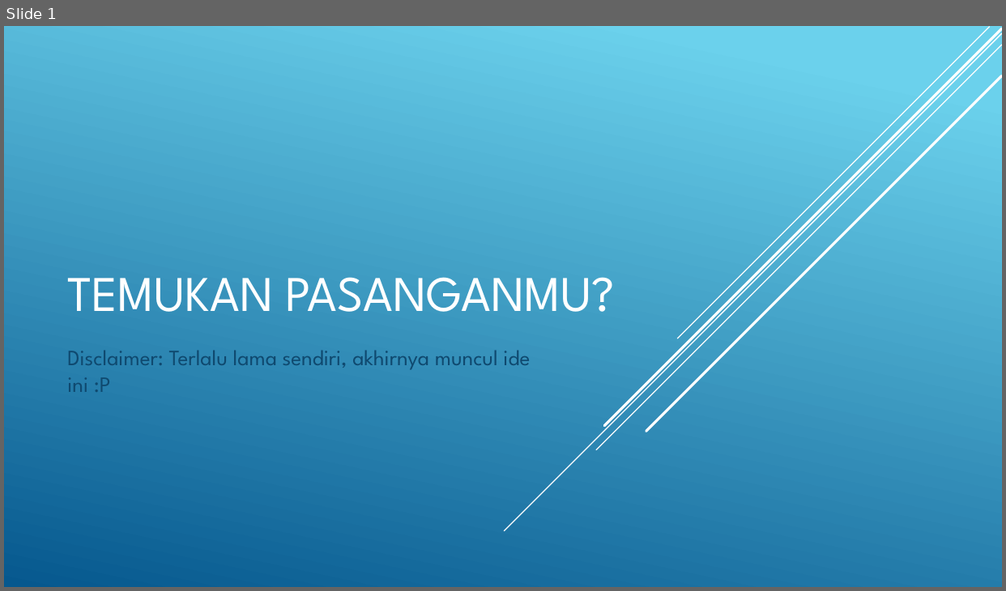
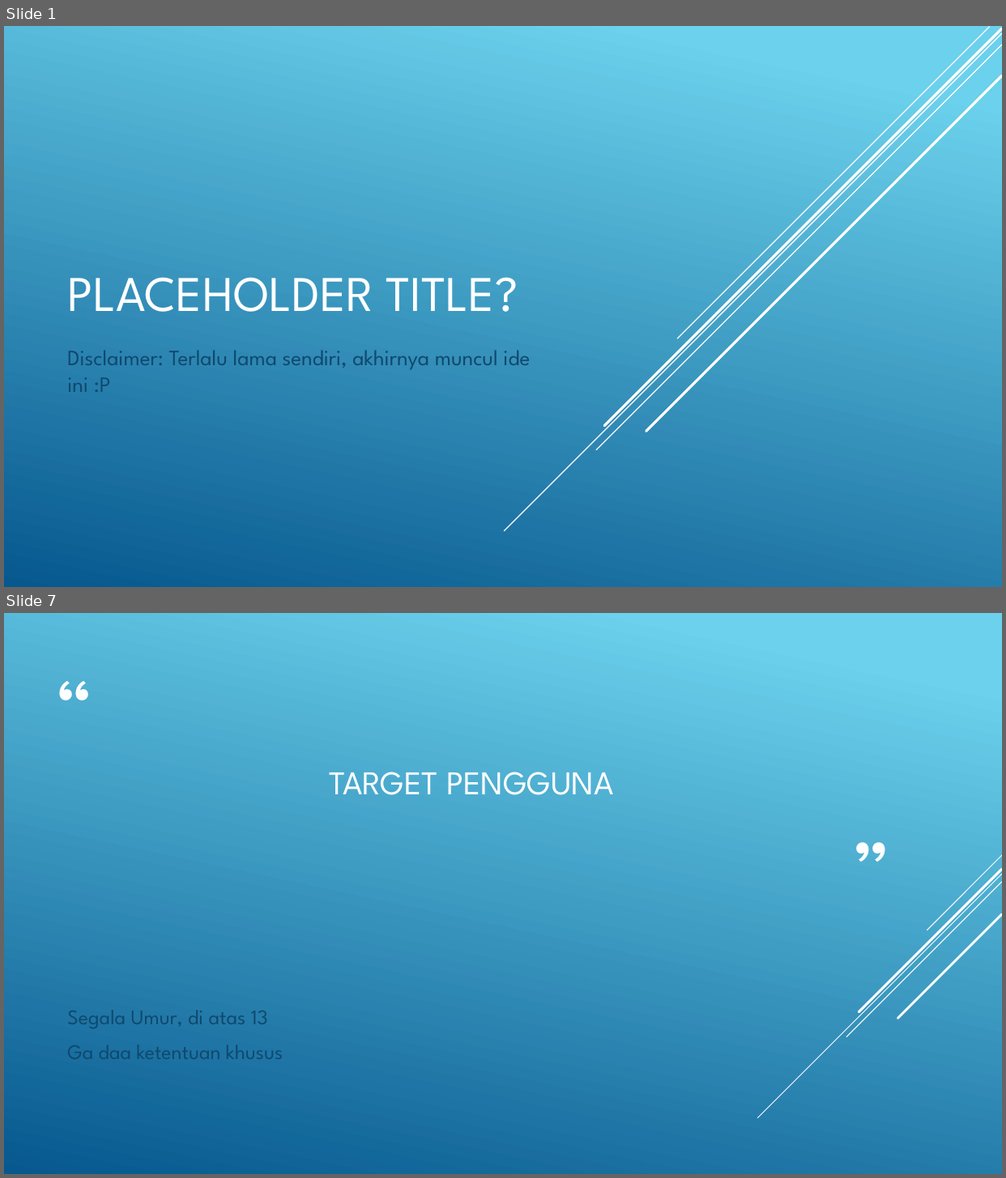
Before and after one commit to unikom2016/div-codelabs, a slide deck: phase_3/Presentation1.pptx. Shown one above the other, each under a label of ours: slide 1 before the commit, slides 1 and 7 after it; the slides between them are not shown. The pictures are 1006x591 and 1006x1178 pixels, drawn with LibreOffice and Linux fonts; fonts in the diff are those of the drawing. Boxes give left, top, right and bottom in pixels: in the first picture for what was removed or moved away, otherwise in the second. Text is boxed around its words. In the diff, an @@ line names an element or a change of style, - is before the commit and + after.

```diff
--- a/phase_3/Presentation1.pptx
+++ b/phase_3/Presentation1.pptx
@@ slide 7 added at bbox=[4, 613, 1002, 1174], background gradient #6ED2EB to #06588E @@
@@ text added at bbox=[48, 679, 98, 727], 80 pt, text #FFFFFF @@
+“
@@ title added at bbox=[329, 772, 614, 795], 32 pt, text #FFFFFF @@
+TARGET PENGGUNA
@@ text added at bbox=[846, 840, 897, 888], 80 pt, text #FFFFFF @@
+”
@@ group added at bbox=[758, 855, 1002, 1118]: 5 lines @@
@@ text added at bbox=[67, 1011, 283, 1059], 20 pt, text #0F496F @@
+Segala Umur, di atas 13
+Ga daa ketentuan khusus
@@ slide 1 changed as well @@
@@ title at bbox=[67, 277, 518, 312]: text changed @@
-TEMUKAN PASANGANMU?
+PLACEHOLDER TITLE?
```
Also in this commit, not shown: 8 other slides added, 1 slide removed, 25 other files.
